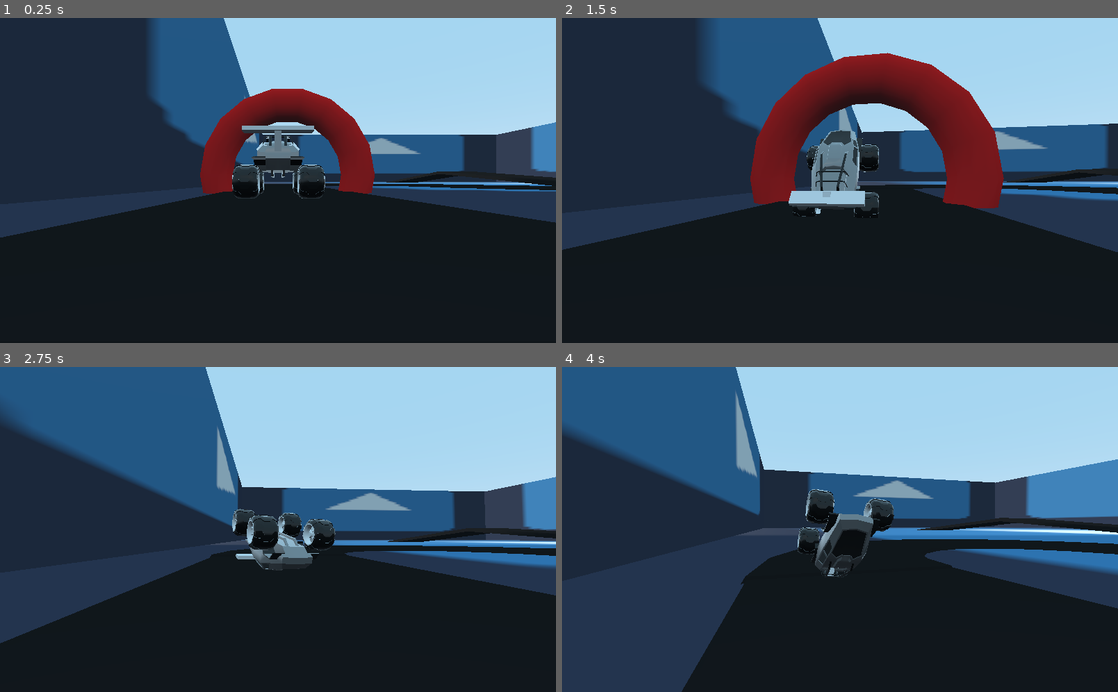
Above: before the commit, frames 1-4 (two rows, left to right).
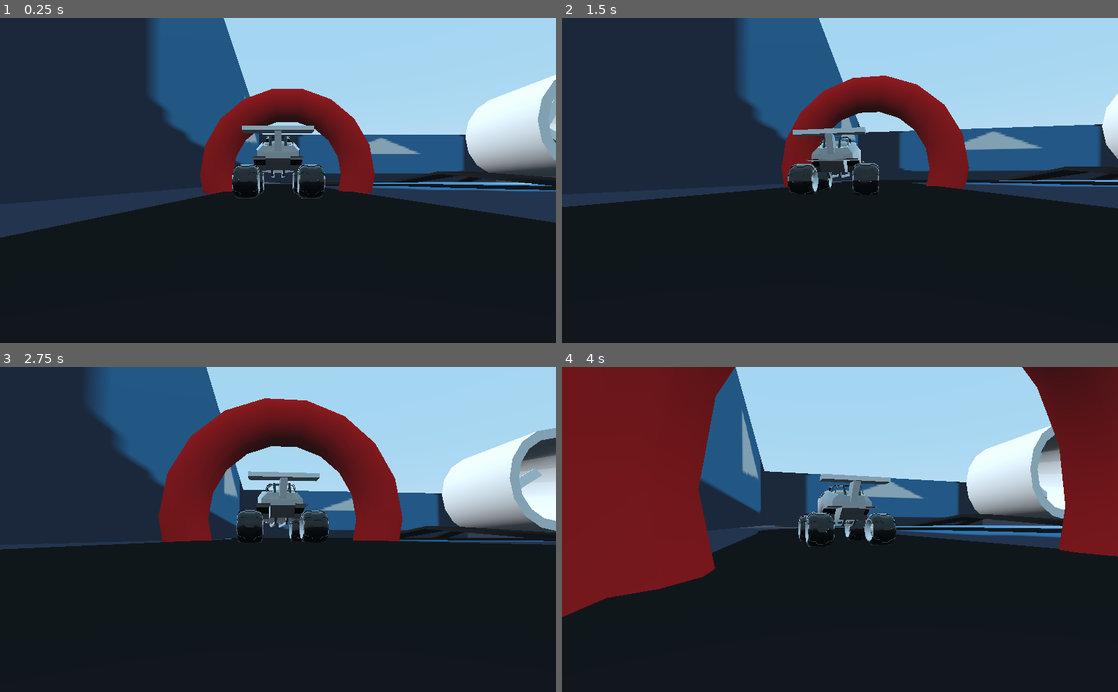
Above: after the commit, the same moments.

Repository: Type444/3D_Rally_Godot
Game: Godot game, scene res://scenes/Spatial.tscn
The game is run twice, just before and just after one commit, with the same random seed, the same clock (stepped at 60 frames per second) and the same inputs. The engine's default icon, where the game draws it, is replaced by a stand-in: a white triangle on a blue panel in a dark square.
Inputs (mouse positions are in pixels of both pictures, inside the frame that each line leads up to):
- Up to frame 1 (0.25 s): no input
- Up to frame 2 (1.5 s): tap Enter (ui_accept) at 0.5, 0.77 s; move the mouse to (867, 180) at 0.52 s; hold Up (ui_up) from 0.53 s (still down); move the mouse to (812, 180) at 1.27 s
- Up to frame 3 (2.75 s): keep holding Up (ui_up); tap Enter (ui_accept) at 1.52 s; move the mouse to (289, 523) at 2.02 s
- Up to frame 4 (4 s): keep holding Up (ui_up); move the mouse to (834, 536) at 2.77 s; tap Enter (ui_accept) at 3.02, 3.77 s; move the mouse to (878, 532) at 3.52 s

The runs differ from the first frame. In frame 1, 3.9% of the frame differs, in the area x 48-100%, y 17-51%; in frame 2, 22%; in frame 3, 33%; in frame 4, 48%, in the area x 0-100%, y 0-100%.

Commit message:
03

Diff:
--- a/codes/vehicle_controller.gd
+++ b/codes/vehicle_controller.gd
@@ -7,7 +7,7 @@
 ############################################################
 # behaviour values
 
-export var MAX_ENGINE_FORCE = 500.0
+export var MAX_ENGINE_FORCE = 150.0
 export var MAX_BRAKE_FORCE = 5.0
 export var MAX_STEER_ANGLE = 0.5
 
--- a/scenes/Spatial.tscn
+++ b/scenes/Spatial.tscn
@@ -10,6 +10,38 @@
 
 [sub_resource type="SpatialMaterial" id=3]
 albedo_color = Color( 0.878431, 0.0941176, 0.0941176, 1 )
+
+[sub_resource type="Animation" id=4]
+length = 0.001
+tracks/0/type = "value"
+tracks/0/path = NodePath(".:rotation_degrees")
+tracks/0/interp = 1
+tracks/0/loop_wrap = true
+tracks/0/imported = false
+tracks/0/enabled = true
+tracks/0/keys = {
+"times": PoolRealArray( 0 ),
+"transitions": PoolRealArray( 1 ),
+"update": 0,
+"values": [ Vector3( -90, 0, 0 ) ]
+}
+
+[sub_resource type="Animation" id=5]
+resource_name = "rotate"
+length = 3.0
+loop = true
+tracks/0/type = "value"
+tracks/0/path = NodePath(".:rotation_degrees")
+tracks/0/interp = 1
+tracks/0/loop_wrap = true
+tracks/0/imported = false
+tracks/0/enabled = true
+tracks/0/keys = {
+"times": PoolRealArray( 0, 3 ),
+"transitions": PoolRealArray( 1, 1 ),
+"update": 0,
+"values": [ Vector3( -90, 0, 0 ), Vector3( -90, 0, 360 ) ]
+}
 
 [node name="Spatial" type="Spatial"]
 
@@ -78,6 +110,27 @@
 depth = 65.4345
 material = ExtResource( 4 )
 
+[node name="CSGBox4" type="CSGBox" parent="CSGCombiner2"]
+transform = Transform( 1, 0, 0, 0, 1, 0, 0, 0, 1, 0, -2.94814, 216.591 )
+width = 18.0724
+height = 1.47539
+depth = 110.203
+material = ExtResource( 4 )
+
+[node name="CSGBox5" type="CSGBox" parent="CSGCombiner2"]
+transform = Transform( -4.37114e-08, 0, -1, 0, 1, 0, 1, 0, -4.37114e-08, -113.796, -2.94814, 262.942 )
+width = 18.0724
+height = 1.47539
+depth = 244.943
+material = ExtResource( 4 )
+
+[node name="CSGBox6" type="CSGBox" parent="CSGCombiner2"]
+transform = Transform( 1, 0, 0, 0, 0.965926, -0.258819, 0, 0.258819, 0.965926, -226.698, 3.91092, 229.541 )
+width = 18.0724
+height = 1.47539
+depth = 65.6266
+material = ExtResource( 4 )
+
 [node name="180_Turn" type="CSGCombiner" parent="."]
 transform = Transform( 1, 0, 0, 0, 1, 0, 0, 0, 1, 0, 0, -1.49457 )
 use_collision = true
@@ -136,3 +189,99 @@
 height = 19.7782
 depth = 66.0734
 material = ExtResource( 4 )
+
+[node name="180_Turn3" type="CSGCombiner" parent="."]
+transform = Transform( 1, 0, 0, 0, 1, 0, 0, 0, 1, -49.8466, 0, 127.977 )
+use_collision = true
+__meta__ = {
+"_edit_group_": true
+}
+
+[node name="CSGTorus2" type="CSGTorus" parent="180_Turn3"]
+transform = Transform( 1, 0, 0, 0, 1, 0, 0, 0, 1, 115.25, 2.73648, -90.5027 )
+inner_radius = 35.2978
+outer_radius = 14.636
+sides = 22
+material = ExtResource( 4 )
+
+[node name="CSGBox2" type="CSGBox" parent="180_Turn3"]
+transform = Transform( 1, 0, 0, 0, 1, 0, 0, 0, 1, 121.394, 8.10517, -70.2848 )
+operation = 1
+width = 84.1
+height = 7.15546
+depth = 40.0488
+material = ExtResource( 4 )
+
+[node name="CSGBox" type="CSGBox" parent="180_Turn3"]
+transform = Transform( 1, 0, 0, 0, 1, 0, 0, 0, 1, 115.164, 15.2443, -60.2936 )
+operation = 2
+width = 72.6658
+height = 19.7782
+depth = 66.0734
+material = ExtResource( 4 )
+
+[node name="180_Turn4" type="CSGCombiner" parent="."]
+transform = Transform( -1, 0, -5.96046e-08, 0, 1, 0, 5.96046e-08, 0, -1, 230.177, 0, -50.4706 )
+use_collision = true
+__meta__ = {
+"_edit_group_": true
+}
+
+[node name="CSGTorus2" type="CSGTorus" parent="180_Turn4"]
+transform = Transform( 1, 0, 0, 0, 1, 0, 0, 0, 1, 115.25, 2.73648, -90.5027 )
+inner_radius = 35.2978
+outer_radius = 14.636
+sides = 22
+material = ExtResource( 4 )
+
+[node name="CSGBox2" type="CSGBox" parent="180_Turn4"]
+transform = Transform( 1, 0, 0, 0, 1, 0, 0, 0, 1, 121.394, 8.10517, -70.2848 )
+operation = 1
+width = 84.1
+height = 7.15546
+depth = 40.0488
+material = ExtResource( 4 )
+
+[node name="CSGBox" type="CSGBox" parent="180_Turn4"]
+transform = Transform( 1, 0, 0, 0, 1, 0, 0, 0, 1, 115.164, 15.2443, -60.2936 )
+operation = 2
+width = 72.6658
+height = 19.7782
+depth = 66.0734
+material = ExtResource( 4 )
+
+[node name="CSGCombiner3" type="CSGCombiner" parent="."]
+transform = Transform( 1, 0, 0, 0, 1, 0, 0, 0, 1, -103.529, 19.875, 11.7244 )
+use_collision = true
+
+[node name="CSGCylinder" type="CSGCylinder" parent="CSGCombiner3"]
+transform = Transform( 1, 0, 0, 0, -4.37114e-08, -1, 0, 1, -4.37114e-08, 15.127, 30.9326, 31.6392 )
+radius = 40.5574
+height = 65.3457
+sides = 16
+
+[node name="CSGCylinder2" type="CSGCylinder" parent="CSGCombiner3/CSGCylinder"]
+operation = 2
+radius = 32.8198
+height = 72.2359
+sides = 16
+
+[node name="CSGCombiner4" type="CSGCombiner" parent="CSGCombiner3/CSGCylinder"]
+transform = Transform( 1, 0, 0, 0, -4.37114e-08, 1, 0, -1, -4.37114e-08, 0, 0, 0 )
+
+[node name="CSGBox" type="CSGBox" parent="CSGCombiner3/CSGCylinder/CSGCombiner4"]
+transform = Transform( 0.965926, 0, -0.258819, 0, 1, 0, 0.258819, 0, 0.965926, 0, 0, 1.01788 )
+width = 6.70794
+height = 62.2973
+depth = 2.29364
+
+[node name="CSGBox2" type="CSGBox" parent="CSGCombiner3/CSGCylinder/CSGCombiner4"]
+transform = Transform( -4.37114e-08, -1, 0, 0.965926, -4.2222e-08, -0.258819, 0.258819, -1.13133e-08, 0.965926, 0, 0, 0 )
+width = 8.64174
+height = 62.2973
+depth = 2.41323
+
+[node name="AnimationPlayer" type="AnimationPlayer" parent="CSGCombiner3/CSGCylinder/CSGCombiner4"]
+autoplay = "rotate"
+anims/RESET = SubResource( 4 )
+anims/rotate = SubResource( 5 )
Not shown: 1 places in scenes/Spatial.tscn that only renumber resources
